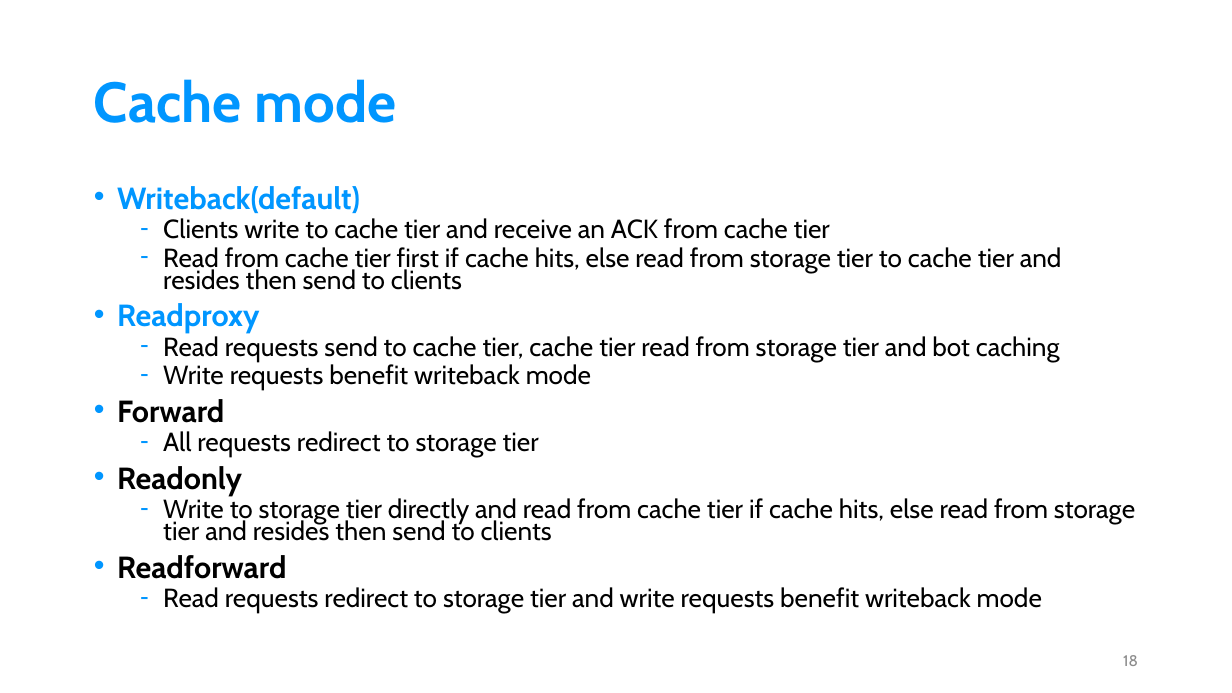
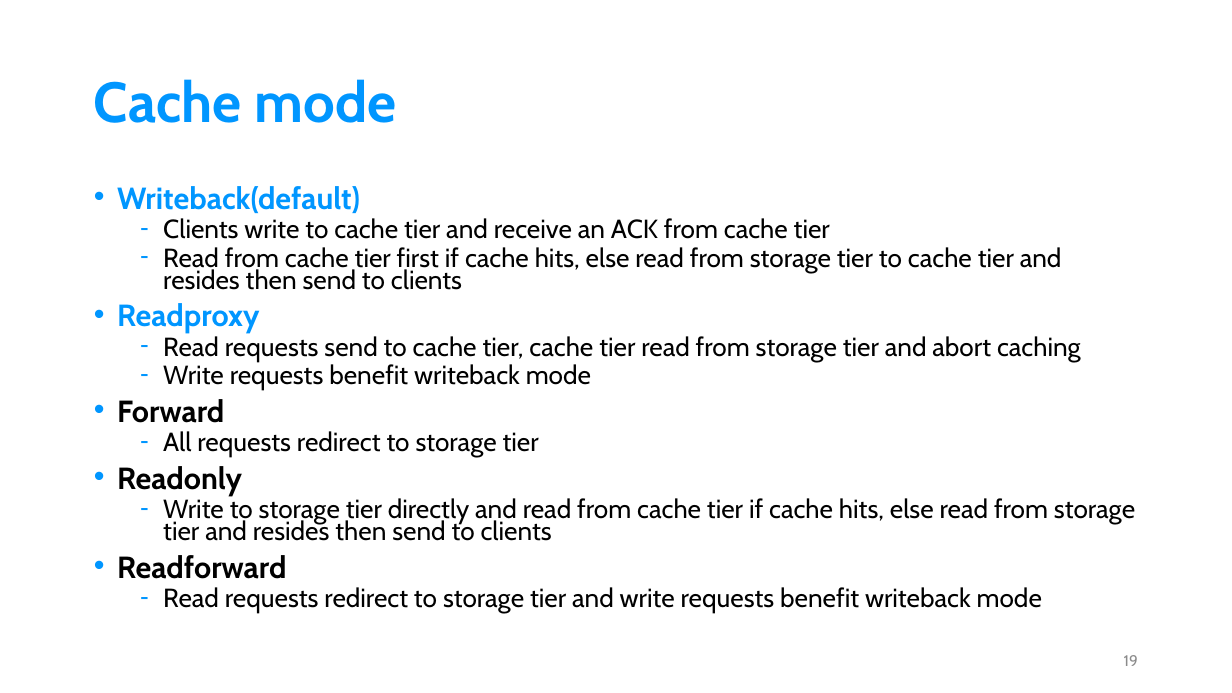
Before and after one commit to Youxu-Chen/Document-Ceph, a slide deck: slide 19 of RADOS.pptx (slide 18 before the commit). Drawn at 1232x693 pixels with LibreOffice and Linux fonts; fonts in the diff are those of the drawing. Boxes give left, top, right and bottom in pixels: in the first picture for what was removed or moved away, otherwise in the second. Text is boxed around its words. In the diff, an @@ line names an element or a change of style, - is before the commit and + after.

```diff
--- a/RADOS.pptx
+++ b/RADOS.pptx
@@ text at (163,336,1081,362): text changed @@
-  – Read requests send to cache tier, cache tier read from storage tier and bot caching
+  – Read requests send to cache tier, cache tier read from storage tier and abort caching
@@ page number at (1124,655,1138,666): text changed @@
-18
+19
```
Also in this commit, not shown: 11 other slides changed, 1 slide added.
